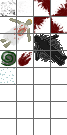
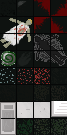
Two versions of the same layered image (67px x 135px). Layer-by-layer changes:
added layer "medecinecupboard" above "mildew03" over (x1=51, y1=101, x2=67, y2=117)
added layer "mildew03" (28%) above "mildew02" over (x1=13, y1=78, x2=67, y2=135)
added layer "mildew02" (25%) above "mildew01" over (x1=34, y1=119, x2=50, y2=135)
added layer "mildew01" (10%) above "labourdesk_2" over (x1=17, y1=119, x2=33, y2=135)
added layer "labourdesk_2" above "labourdesk" over (x1=34, y1=102, x2=50, y2=118)
added layer "labourdesk" above "hospital_bed_2" over (x1=17, y1=102, x2=33, y2=118)
added layer "hospital_bed_2" above "dirt05" over (x1=0, y1=102, x2=16, y2=135)
added layer "dirt05" (8%) above "dirt04" over (x1=51, y1=86, x2=66, y2=101)
added layer "dirt04" (6%) above "dirt03" over (x1=34, y1=85, x2=49, y2=101)
added layer "dirt03" (2%) above "dirt02" over (x1=17, y1=85, x2=33, y2=101)
added layer "dirt02" (3%) above "dirt01" over (x1=0, y1=85, x2=16, y2=101)
added layer "dirt01" (3%) above "blood_springe2" over (x1=51, y1=68, x2=67, y2=84)
added layer "blood_springe2" above "blood_springe" over (x1=34, y1=68, x2=50, y2=84)
added layer "blood_springe" above "blood_leaking" over (x1=17, y1=68, x2=33, y2=84)
painted on "Ebene 8" over (x1=0, y1=68, x2=15, y2=84)
showed "Hintergrund", painted on it over (x1=0, y1=0, x2=67, y2=135)
